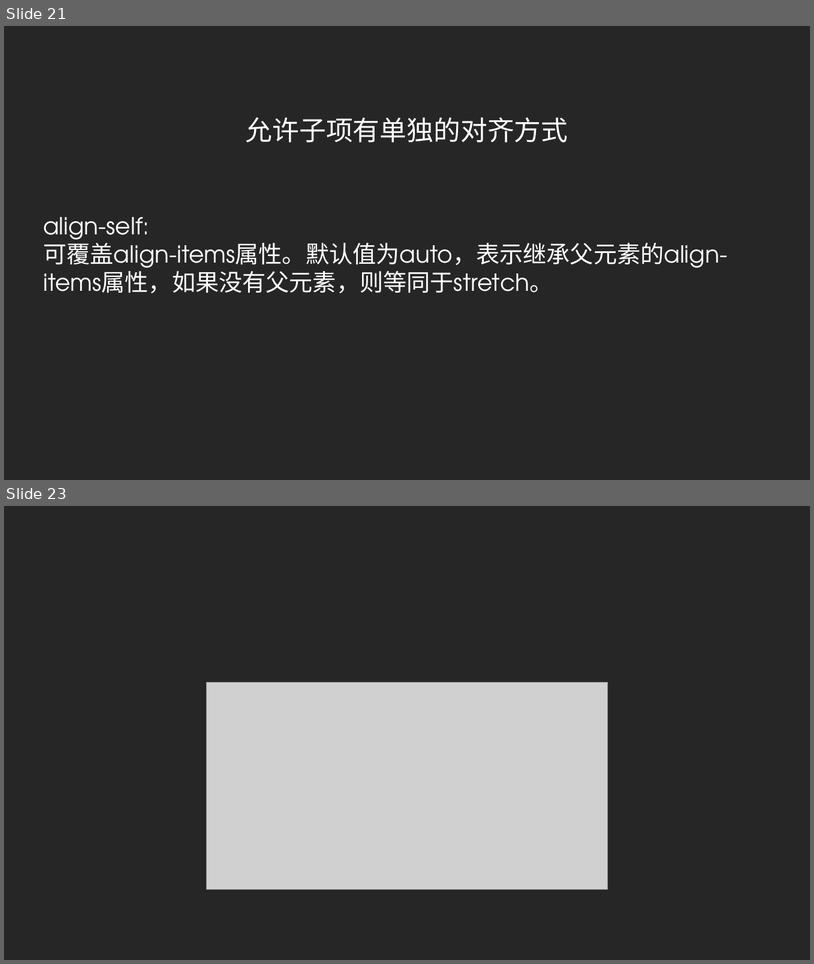
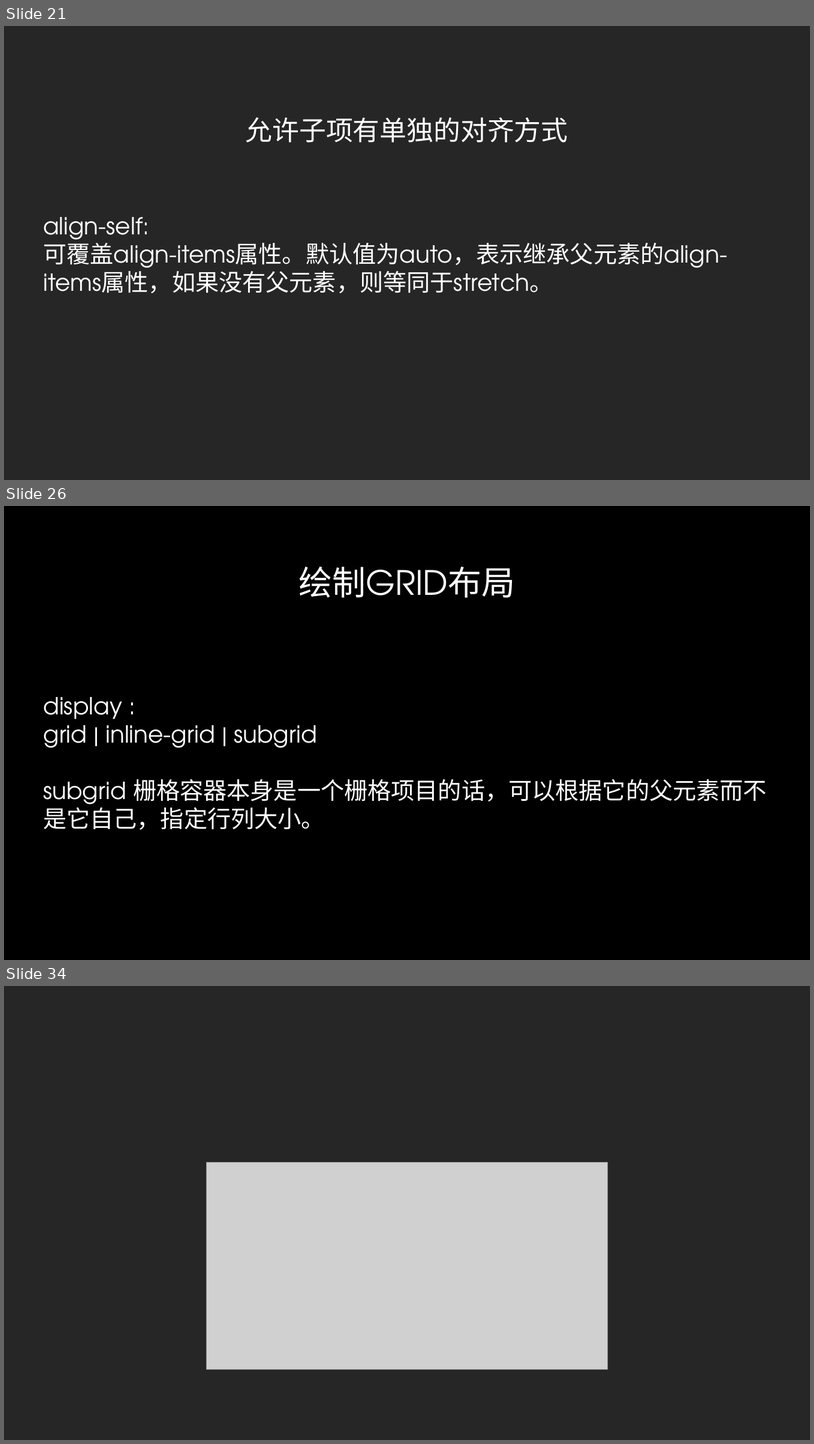
Before and after one commit to radiofly19841018/demo-flex, a slide deck: ppt/CSS Flex&Grid.pptx. Shown one above the other, each under a label of ours: slides 21 and 23 before the commit, slides 21, 26 and 34 after it; the slides between them are not shown. The pictures are 814x964 and 814x1444 pixels, drawn with LibreOffice and Linux fonts; fonts in the diff are those of the drawing; grey boxes stand for pictures; background and template pictures are left out. Boxes give left, top, right and bottom in pixels: in the first picture for what was removed or moved away, otherwise in the second. Text is boxed around its words. In the diff, an @@ line names an element or a change of style, - is before the commit and + after.

Commit message:
grid

```diff
--- a/ppt/CSS Flex&Grid.pptx
+++ b/ppt/CSS Flex&Grid.pptx
@@ slide 26 added at [4, 506, 810, 960], background picture (left out) @@
@@ title added at [299, 567, 515, 598], 40 pt, text gradient #FFFFFF to #A6A6A6 @@
+绘制GRID布局
@@ text added at [43, 697, 767, 829], 28 pt, text #FFFFFF @@
+display :
+grid | inline-grid | subgrid
+subgrid 栅格容器本身是一个栅格项目的话，可以根据它的父元素而不是它自己，指定行列大小。
@@ what was slide 23 is now slide 34 @@
```
Also in this commit, not shown: 11 other slides added, 1 slide removed, 5 other files.
